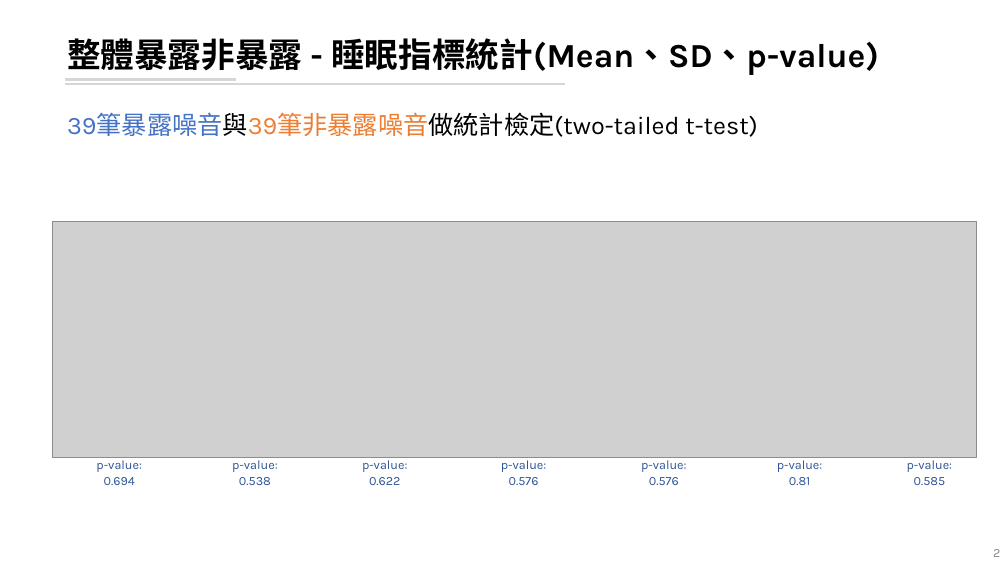
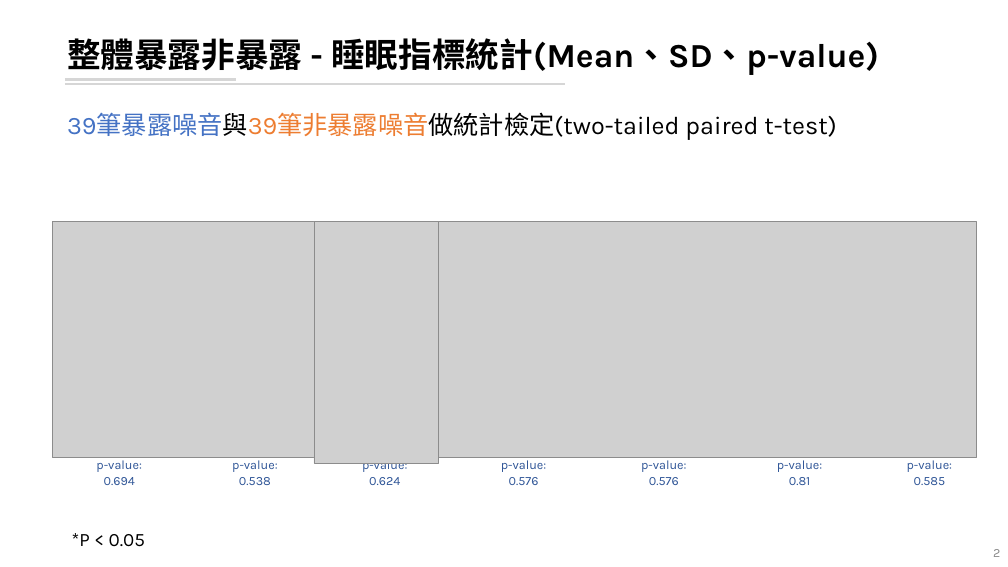
Before and after one commit to leooel97895750/REM_DataMining, a slide deck: slide 2 of 20210807_REM分析.pptx. Drawn at 1008x567 pixels with LibreOffice and Linux fonts; fonts in the diff are those of the drawing; grey boxes stand for pictures. Boxes give left, top, right and bottom in pixels: in the first picture for what was removed or moved away, otherwise in the second. Text is boxed around its words. In the diff, an @@ line names an element or a change of style, - is before the commit and + after.

```diff
--- a/20210807_REM分析.pptx
+++ b/20210807_REM分析.pptx
@@ text at (67, 112, 836, 140): text changed @@
-39筆暴露噪音與39筆非暴露噪音做統計檢定(two-tailed t-test)
+39筆暴露噪音與39筆非暴露噪音做統計檢定(two-tailed paired t-test)
@@ picture added at (314, 222, 439, 464) @@
@@ text at (369, 477, 400, 485): text changed @@
-0.622
+0.624
@@ text added at (72, 533, 145, 547), 18 pt, text #000000 @@
+*P < 0.05
```
Also in this commit, not shown: 14 other slides changed, 12 slides added, 1 slide removed, 12 other files.
